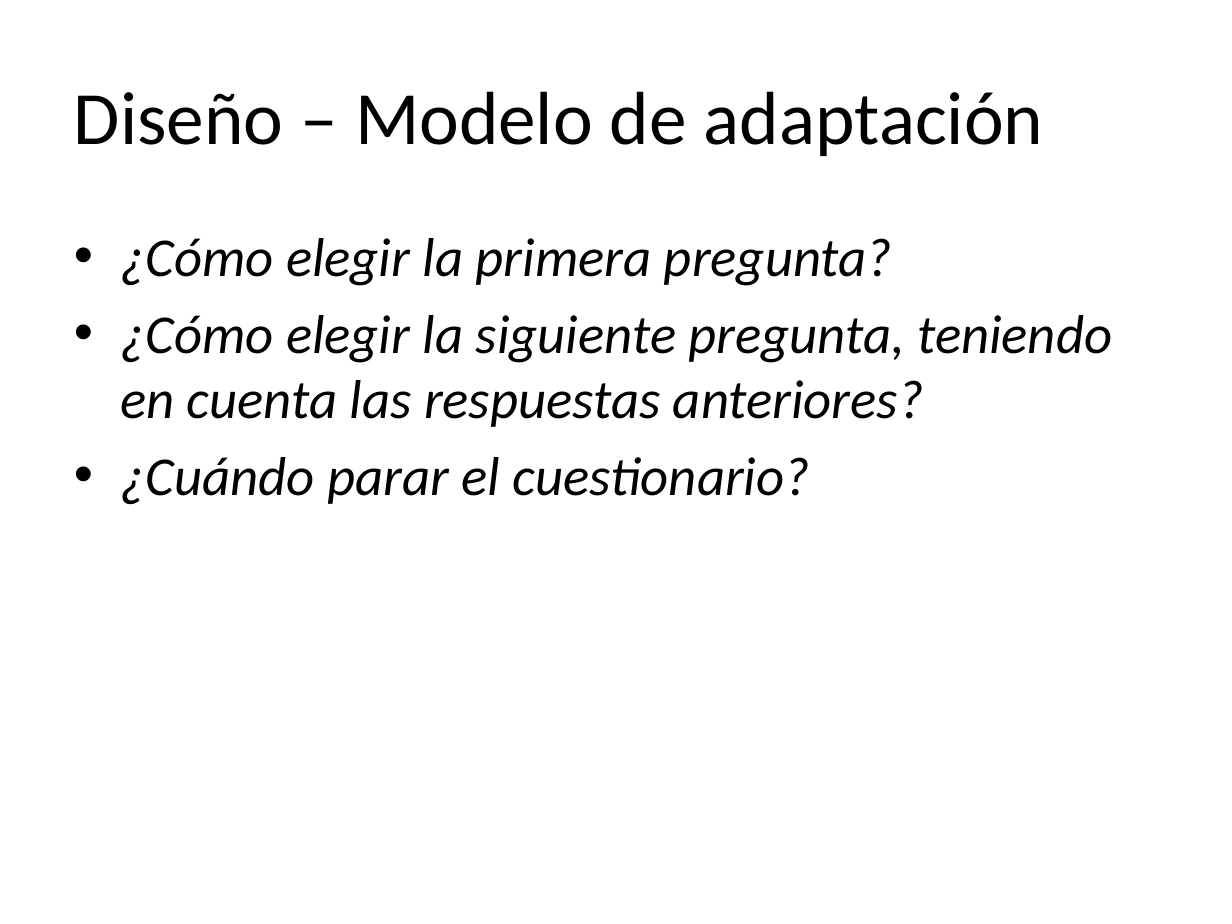
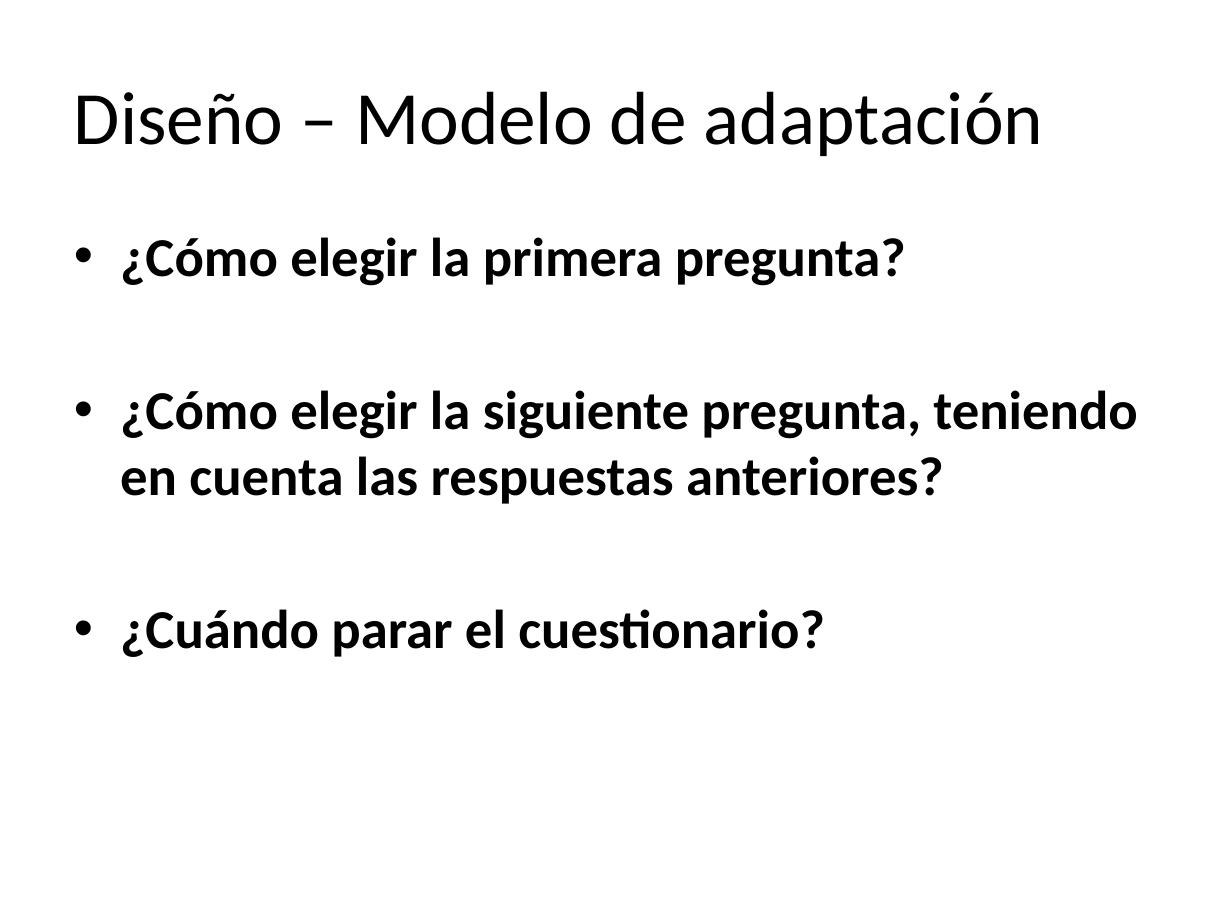
Before and after one commit to molins/TFG, a slide deck: slide 14 of presentacion/TFG.pptx. Drawn at 1232x924 pixels with LibreOffice and Linux fonts; fonts in the diff are those of the drawing. Boxes give left, top, right and bottom in pixels: in the first picture for what was removed or moved away, otherwise in the second. Text is boxed around its words. In the diff, an @@ line names an element or a change of style, - is before the commit and + after.

```diff
--- a/presentacion/TFG.pptx
+++ b/presentacion/TFG.pptx
@@ text "¿Cómo elegir la primera pregunta?" at box(120, 237, 1137, 657): bold on, italic off @@
```
Also in this commit, not shown: 5 other slides changed, 1 slide added.
